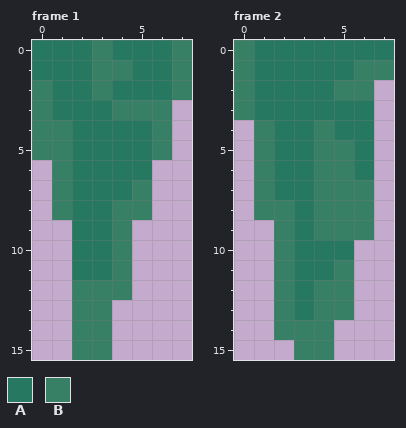
File history of a pixel-art file, graphics/source/environment/stalactites.aseprite. That is the earlier state.
8x16 pixels, 6 frames. Shown: frame 1, frame 2. The commit also changed other frames, which this record leaves out.
Visible layers, top first: "Evening", "Midnight", "Dawn".
Palette (. is transparent): A #267860  B #377f65
Pixels before, frame 1, first column x 0:
 0 AAABAAAB
 1 AAABBAAB
 2 BAABAAAB
 3 BAAABBB.
 4 BBAAAAB.
 5 BBAAAAB.
 6 .BAAAA..
 7 .BAAAB..
 8 .BAABB..
 9 ..AAB...
10 ..AAB...
11 ..AAB...
12 ..BBB...
13 ..BB....
14 ..BB....
15 ..BB....
Pixels before, frame 2, first column x 0:
 0 BAAAAAAA
 1 BAAAAABB
 2 BAAAABB.
 3 BAAAAAA.
 4 .BAABAA.
 5 .BAABBA.
 6 .BAABBA.
 7 .BAABBB.
 8 .BBABBB.
 9 ..BABBB.
10 ..BAAA..
11 ..BAAB..
12 ..BABB..
13 ..BABB..
14 ..BBB...
15 ...BB...
New version:
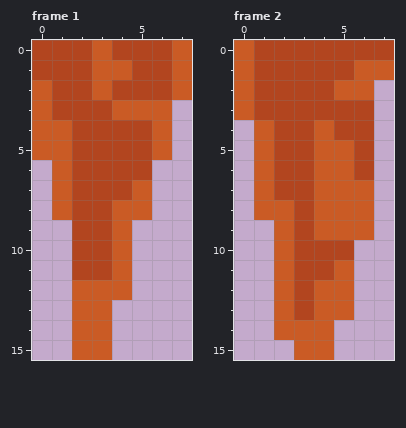
What changed:
layer "Midnight" now hidden
layer "Evening" now hidden
colour A: #267860 -> #b2451f
colour B: #377f65 -> #ca5b25
Where, in picture pixels (left, top, right, bottom), the same in both pictures:
changed: (32, 40, 192, 360)
changed: (234, 40, 394, 360)
